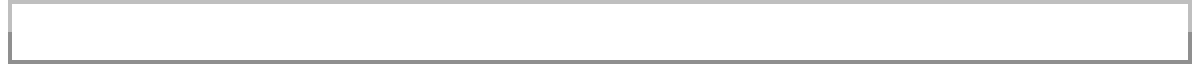
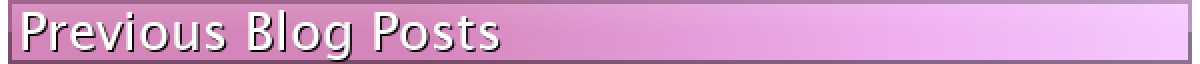
Revision of a layered 1200×64 image; what changed, layer by layer:
added group "PBP" with 4 layers above "LHL" over 8, 0, 1192, 64
added group "Layer Group #22" with 2 layers in group "PBP" over 22, 10, 502, 62
added layer "Previous Blog Posts" in group "Layer Group #22" over 22, 10, 500, 60
added layer "Previous Blog Posts #1" in group "Layer Group #22" over 24, 12, 502, 62
added layer "Layer #27" in group "PBP" over 8, 0, 1192, 64
